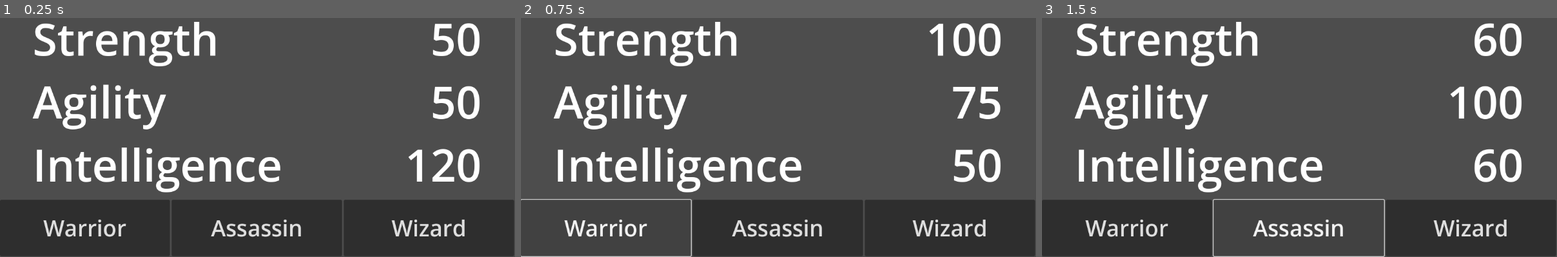
Above: before the commit, frames 1-3 (left to right).
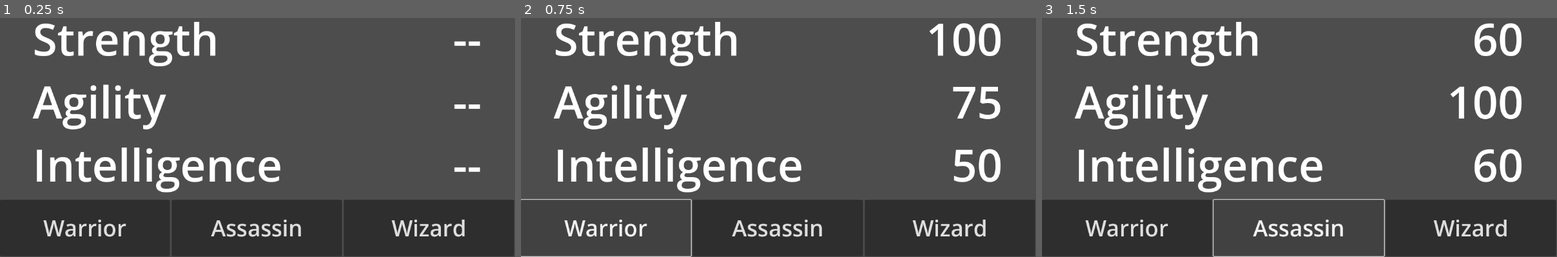
Above: after the commit, the same moments.

Repository: id-ilych/godot01
Game: Godot game, scene res://node_2d.tscn
Two runs of this game, one before a commit and one after it. Both use one fixed random seed, a clock stepped at 60 frames per second and the inputs below.
Inputs:
- Up to frame 1 (0.25 s): no input
- Up to frame 2 (0.75 s): click "Warrior" at 0.5 s
- Up to frame 3 (1.5 s): click "Assassin" at 1.25 s

The runs differ from the first frame. In frame 1, 2.0% of the frame differs, in the area x 79-94%, y 2-69%; in frame 2, nothing differs; in frame 3, nothing differs.

Commit message:
use resources for state

Diff:
--- a/scripts/class_view.gd
+++ b/behaviors/class_view.gd
@@ -5,20 +5,15 @@
 @onready var stength_value = $CenteredContainer/Stats/Strength/Value
 @onready var agility_value = $CenteredContainer/Stats/Agility/Value
 @onready var intelligence_value = $CenteredContainer/Stats/Intelligence/Value
-
-@export var character_class: CharacterClass = null
+@export var source: CharacterClassReference
 
 # Called when the node enters the scene tree for the first time.
 func _ready():
+	source.changed.connect(refresh)
 	refresh()
 
-
-func set_character_class(new_class):
-	character_class = new_class
-	refresh()
-
-
 func refresh():
+	var character_class = source.value
 	stength_value.text = str(character_class.strength) if character_class else "--"
 	agility_value.text = str(character_class.agility) if character_class else "--"
 	intelligence_value.text = str(character_class.intelligence) if character_class else "--"
--- a/scripts/select_class_button.gd
+++ b/behaviors/select_class_button.gd
@@ -2,12 +2,12 @@
 
 class_name SelectClassButton
 
-@export var selected_class: ClassView
+@export var target: CharacterClassReference
 var character_class: CharacterClass
 
 func _on_pressed():
-	if selected_class and character_class:
-		selected_class.set_character_class(character_class)
+	if target and character_class:
+		target.set_value(character_class)
 
 func set_character_class(new_class):
 	character_class = new_class
--- a/node_2d.tscn
+++ b/node_2d.tscn
@@ -1,11 +1,12 @@
-[gd_scene load_steps=7 format=3 uid="uid://cl0gtsm784qwr"]
+[gd_scene load_steps=8 format=3 uid="uid://cl0gtsm784qwr"]
 
-[ext_resource type="Script" path="res://scripts/class_view.gd" id="1_tj7oa"]
+[ext_resource type="Script" path="res://behaviors/class_view.gd" id="1_wi2o5"]
 [ext_resource type="Resource" uid="uid://8d7j13cq33up" path="res://character_classes/warrior.tres" id="2_2453u"]
 [ext_resource type="Resource" uid="uid://dtp2iqoxfu7bw" path="res://character_classes/wizard.tres" id="2_q0rs7"]
-[ext_resource type="Script" path="res://scripts/select_class_menu.gd" id="3_huqpv"]
+[ext_resource type="Script" path="res://behaviors/select_class_menu.gd" id="3_f6qs5"]
 [ext_resource type="Resource" uid="uid://b8akoiilqi5r0" path="res://character_classes/assassin.tres" id="5_vetnh"]
-[ext_resource type="Script" path="res://scripts/select_class_button.gd" id="6_k1ikm"]
+[ext_resource type="Script" path="res://behaviors/select_class_button.gd" id="6_0cjlj"]
+[ext_resource type="Resource" uid="uid://d3lgvijj58n6h" path="res://state/selected_class.tres" id="7_3tlra"]
 
 [node name="Node2D" type="Node2D"]
 
@@ -22,8 +23,8 @@
 grow_vertical = 2
 size_flags_horizontal = 3
 size_flags_vertical = 3
-script = ExtResource("1_tj7oa")
-character_class = ExtResource("2_q0rs7")
+script = ExtResource("1_wi2o5")
+source = ExtResource("7_3tlra")
 
 [node name="CenteredContainer" type="CenterContainer" parent="ClassView"]
 layout_mode = 1
@@ -100,16 +101,16 @@
 offset_top = 520.0
 offset_right = 1150.0
 offset_bottom = 646.0
-script = ExtResource("3_huqpv")
+script = ExtResource("3_f6qs5")
 button_template = NodePath("SelectClassButtonTemplate")
 classes = Array[Resource("res://resource_definitions/character_class.gd")]([ExtResource("2_2453u"), ExtResource("5_vetnh"), ExtResource("2_q0rs7")])
 
-[node name="SelectClassButtonTemplate" type="Button" parent="SelectClassMenu" node_paths=PackedStringArray("selected_class")]
+[node name="SelectClassButtonTemplate" type="Button" parent="SelectClassMenu"]
 layout_mode = 2
 size_flags_horizontal = 3
 theme_override_font_sizes/font_size = 50
 text = "Warrior"
-script = ExtResource("6_k1ikm")
-selected_class = NodePath("../../ClassView")
+script = ExtResource("6_0cjlj")
+target = ExtResource("7_3tlra")
 
 [connection signal="pressed" from="SelectClassMenu/SelectClassButtonTemplate" to="SelectClassMenu/SelectClassButtonTemplate" method="_on_pressed"]
--- /dev/null
+++ b/resource_definitions/character_class_reference.gd
@@ -0,0 +1,9 @@
+extends Resource
+
+class_name CharacterClassReference
+
+@export var value: CharacterClass
+
+func set_value(new_class):
+	value = new_class
+	changed.emit()
--- /dev/null
+++ b/state/selected_class.tres
@@ -0,0 +1,6 @@
+[gd_resource type="Resource" script_class="CharacterClassReference" load_steps=2 format=3 uid="uid://d3lgvijj58n6h"]
+
+[ext_resource type="Script" path="res://resource_definitions/character_class_reference.gd" id="1_shu8a"]
+
+[resource]
+script = ExtResource("1_shu8a")
Renamed: scripts/select_class_menu.gd -> behaviors/select_class_menu.gd
